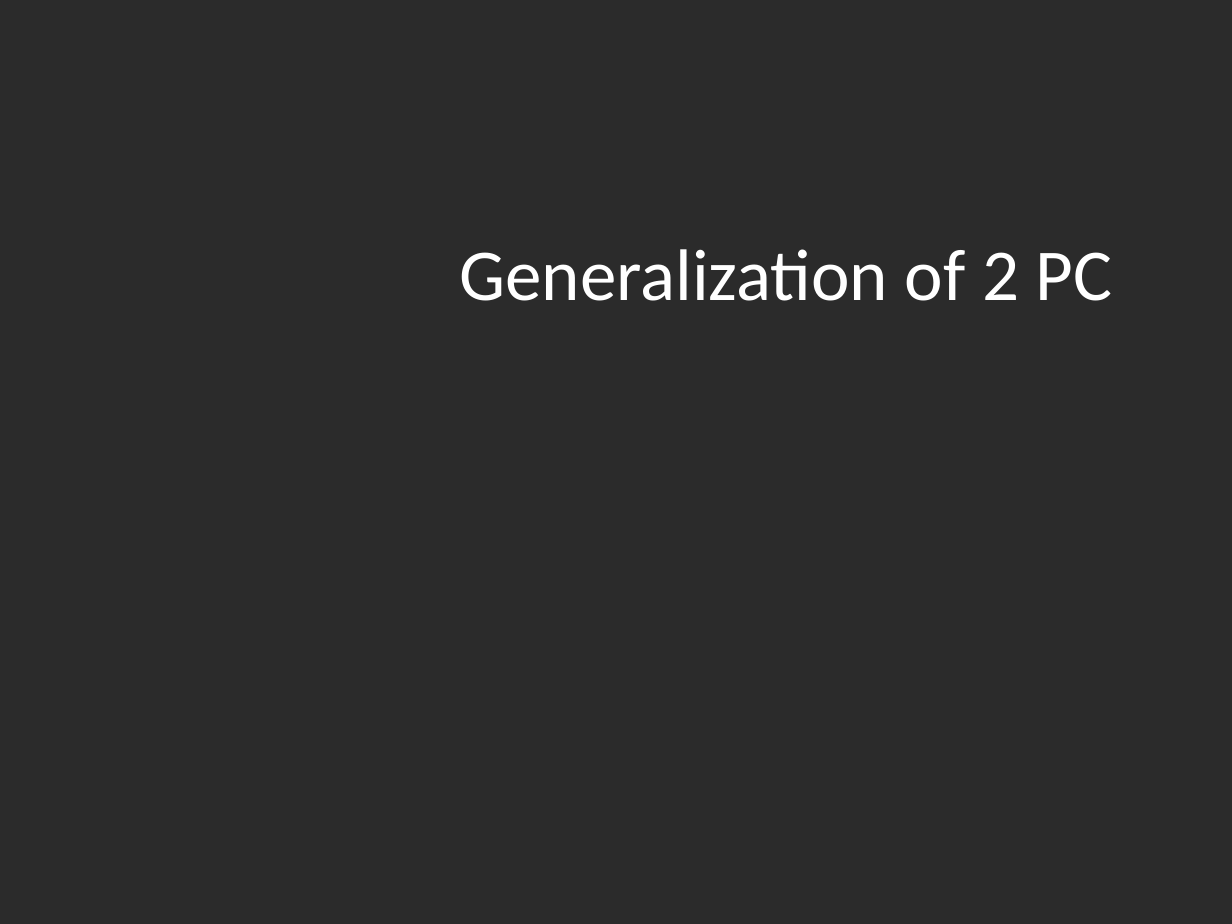
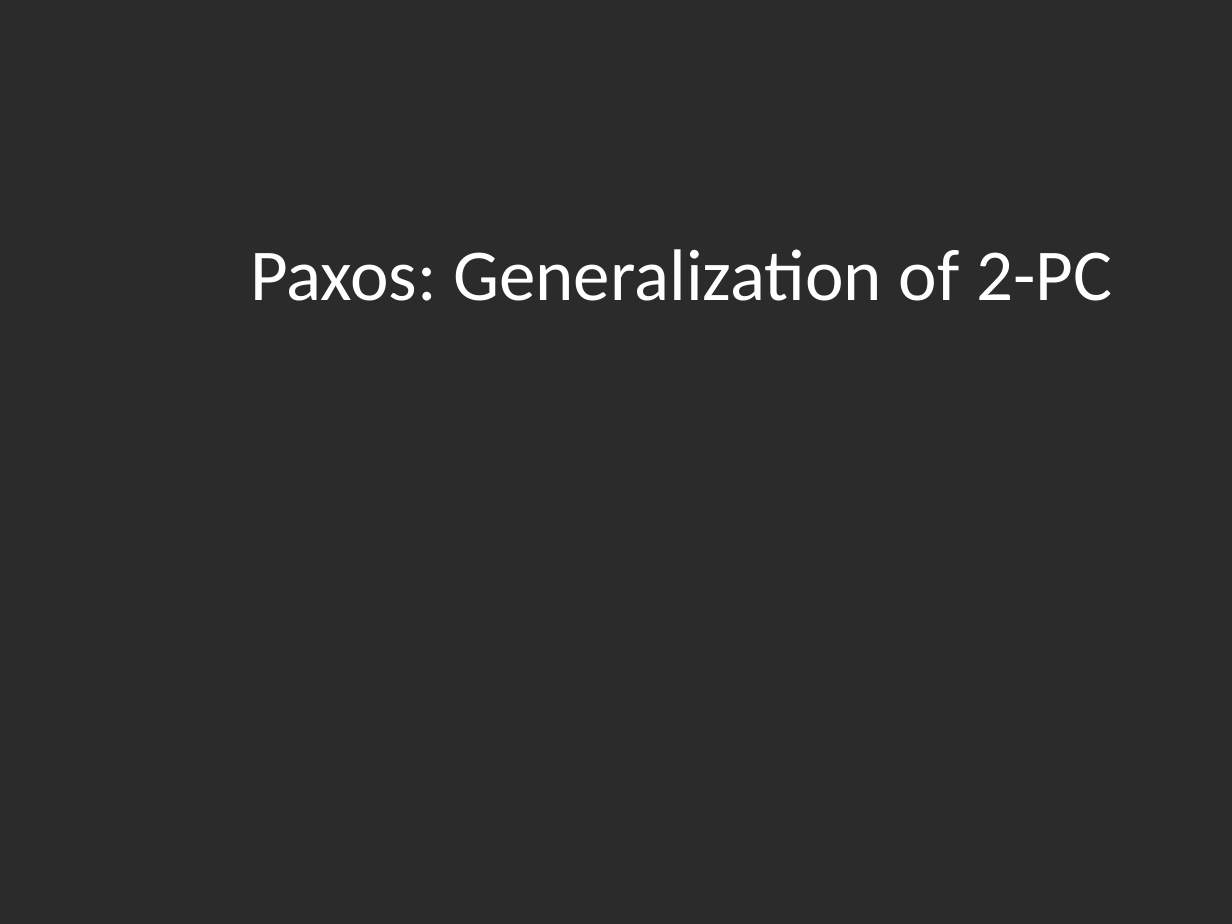
Before and after one commit to vu-resilient-distributed-systems/lectures-fall-2019, a slide deck: slide 47 of Module-5-AvoidingFailures/04_00_SoftwareFaultTolerance.pptx. Drawn at 1232x924 pixels with LibreOffice and Linux fonts; fonts in the diff are those of the drawing; background and template pictures are left out; a plain dark background stands for a picture behind light text. Boxes give left, top, right and bottom in pixels: in the first picture for what was removed or moved away, otherwise in the second. Text is boxed around its words. In the diff, an @@ line names an element or a change of style, - is before the commit and + after.

```diff
--- a/Module-5-AvoidingFailures/04_00_SoftwareFaultTolerance.pptx
+++ b/Module-5-AvoidingFailures/04_00_SoftwareFaultTolerance.pptx
@@ title at bbox=[250, 249, 1112, 301]: text changed @@
-Generalization of 2 PC
+Paxos: Generalization of 2-PC
```
Also in this commit, not shown: 3 other slides changed, 16 slides added, 2 slides removed, 2 other files.
